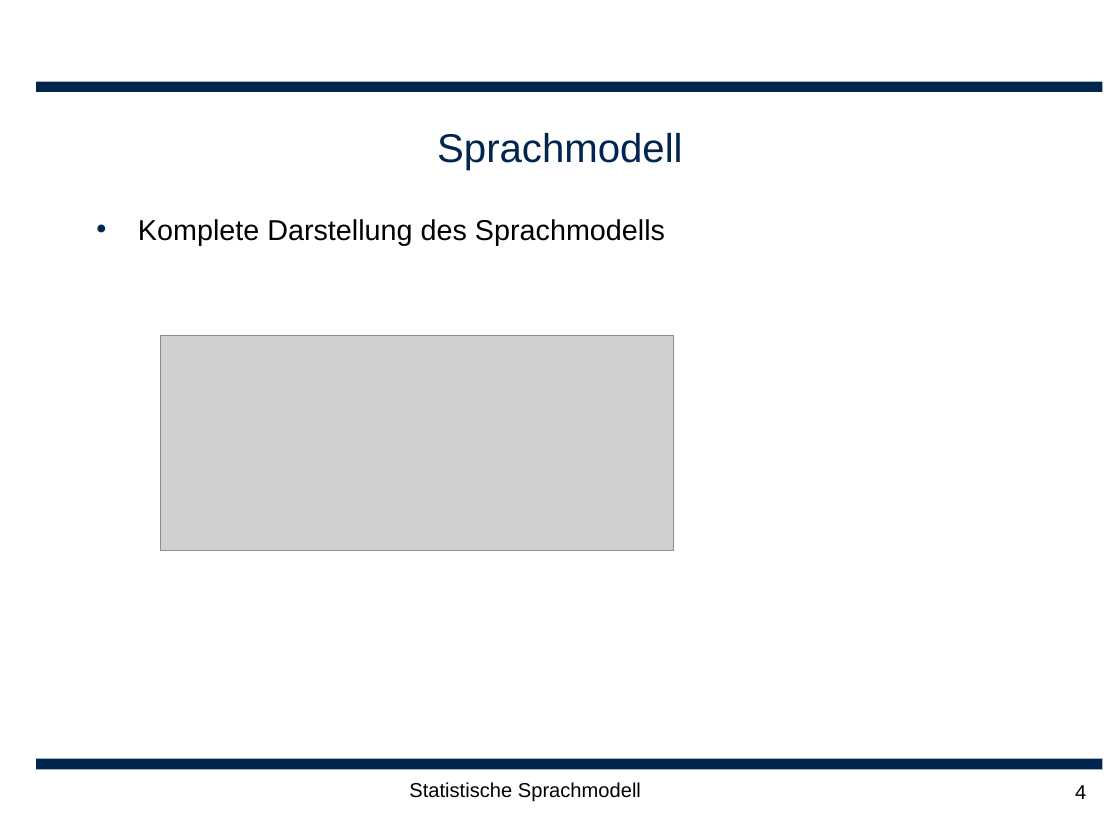
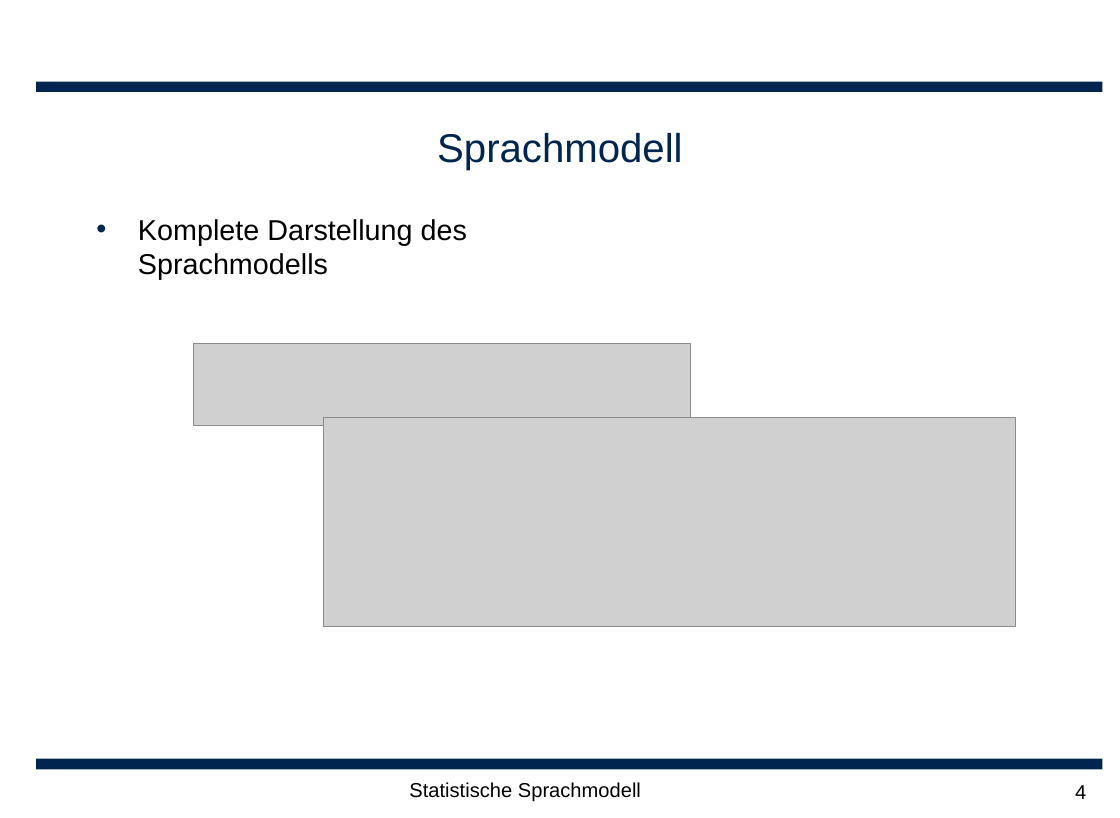
Before and after one commit to leonard117/arbeittet, a slide deck: slide 4 of ARS/doc/Statische Sprachmodellierung.ppt. Drawn at 1120x818 pixels with LibreOffice and Linux fonts; fonts in the diff are those of the drawing; grey boxes stand for pictures; background and template pictures are left out. Boxes give left, top, right and bottom in pixels: in the first picture for what was removed or moved away, otherwise in the second. Text is boxed around its words. In the diff, an @@ line names an element or a change of style, - is before the commit and + after.

```diff
--- a/ARS/doc/Statische Sprachmodellierung.ppt
+++ b/ARS/doc/Statische Sprachmodellierung.ppt
@@ text "Komplete Darstellung des Sprachmodells" rewrapped from [138,219,665,246] to [138,219,467,280] @@
@@ picture: place and size @@
-picture at [161,336,674,551]
+picture at [193,344,689,426]
@@ picture added at [323,417,1015,626] @@
```
Also in this commit, not shown: 2 other slides changed, 1 slide added, 1 other file.
